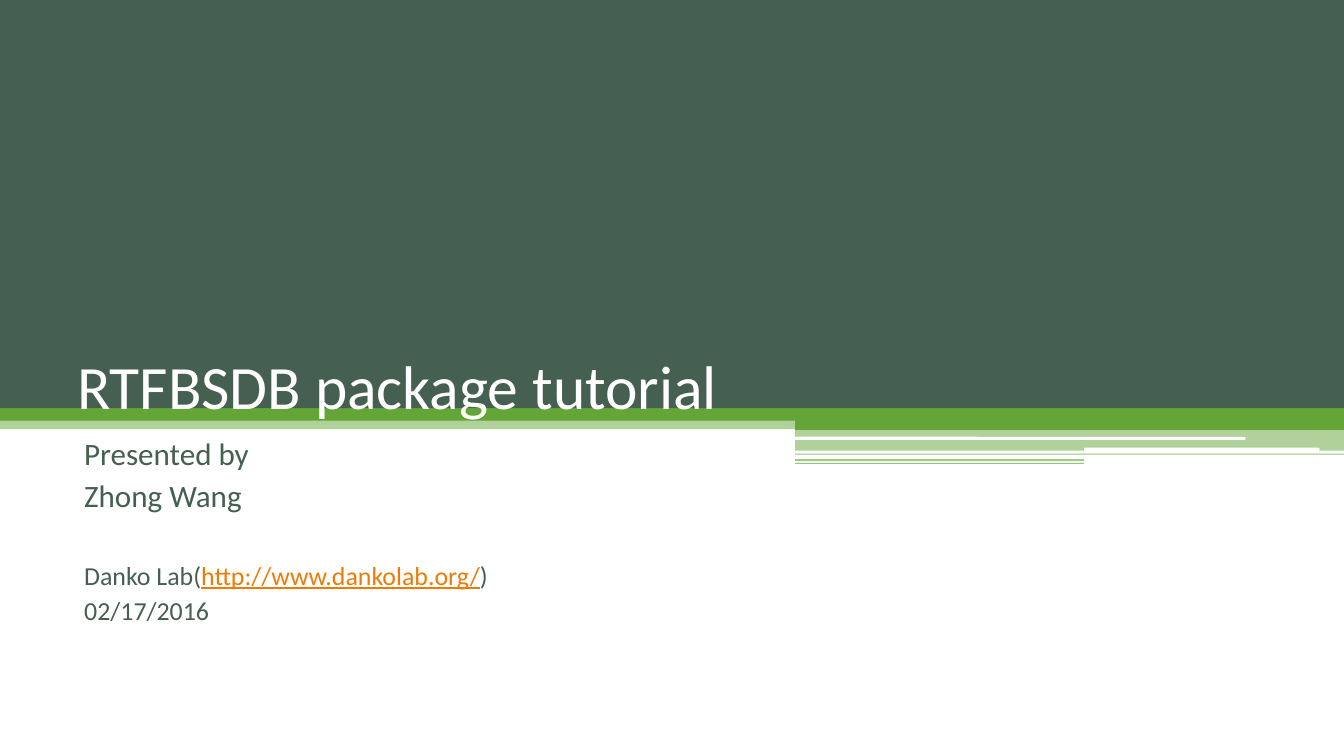
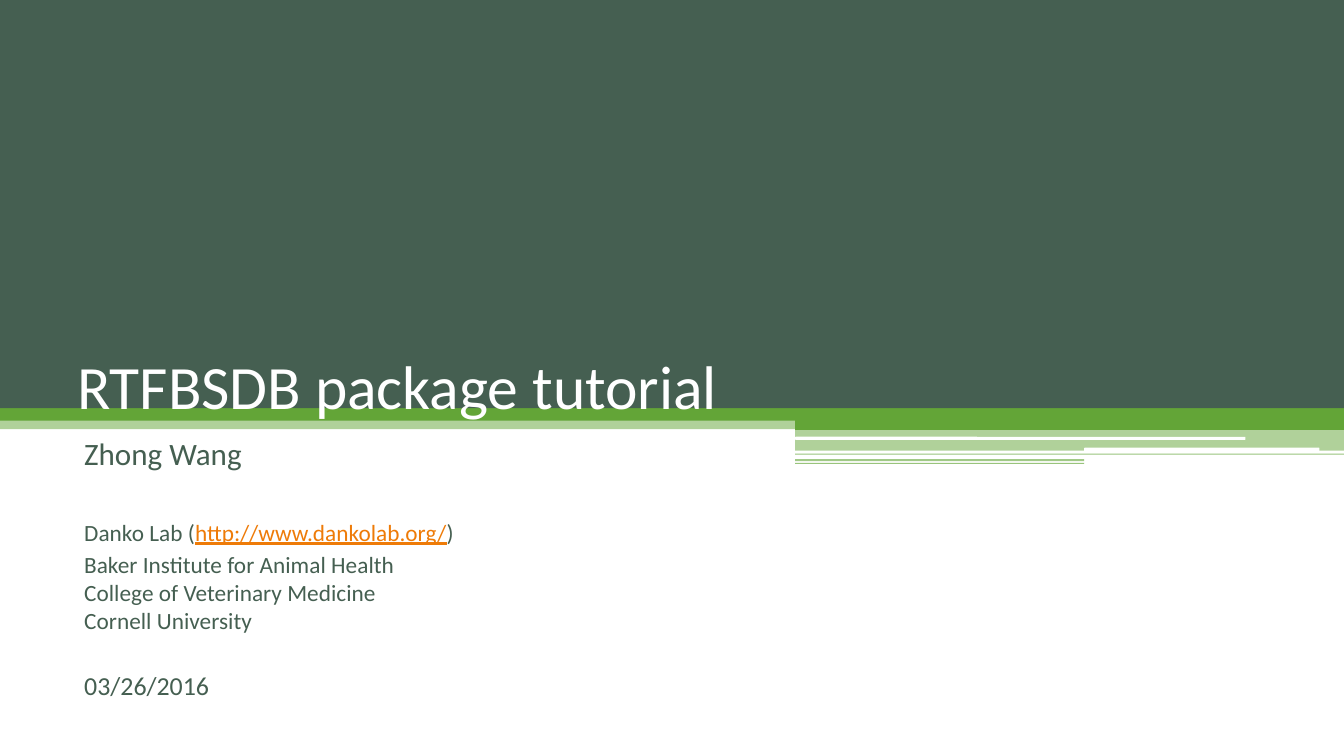
Before and after one commit to Danko-Lab/rtfbs_db, a slide deck: slide 1 of rtfbsdb-tutorial.pptx. Drawn at 1344x756 pixels with LibreOffice and Linux fonts; fonts in the diff are those of the drawing. Boxes give left, top, right and bottom in pixels: in the first picture for what was removed or moved away, otherwise in the second. Text is boxed around its words. In the diff, an @@ line names an element or a change of style, - is before the commit and + after.

```diff
--- a/rtfbsdb-tutorial.pptx
+++ b/rtfbsdb-tutorial.pptx
@@ subtitle at <box>84,443,249,470</box>: paragraph removed @@
-Presented by
@@ subtitle at <box>84,524,454,696</box>: text changed; size 18.5 to 16.6 pt; text colour #EE7B08 to #455F51 @@
-Danko Lab(http://www.dankolab.org/)
-02/17/2016
+Danko Lab (http://www.dankolab.org/)
+Baker Institute for Animal Health
+College of Veterinary Medicine
+Cornell University
+03/26/2016
```
Also in this commit, not shown: 7 other slides changed, 5 slides added, 16 other files.
